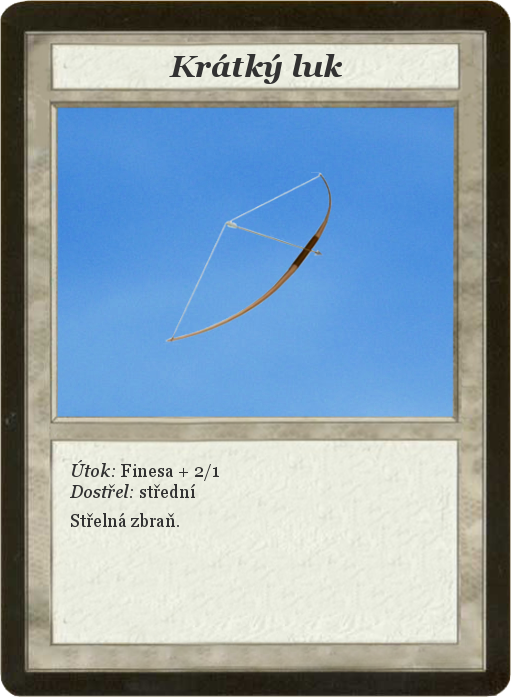
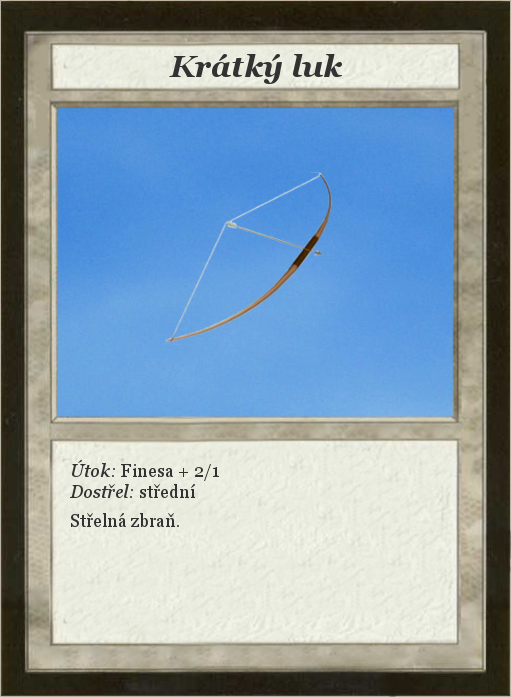
Layers edited between the first and the second 511px x 697px image:
painted on "Card" over left=0, top=0, right=511, bottom=697
